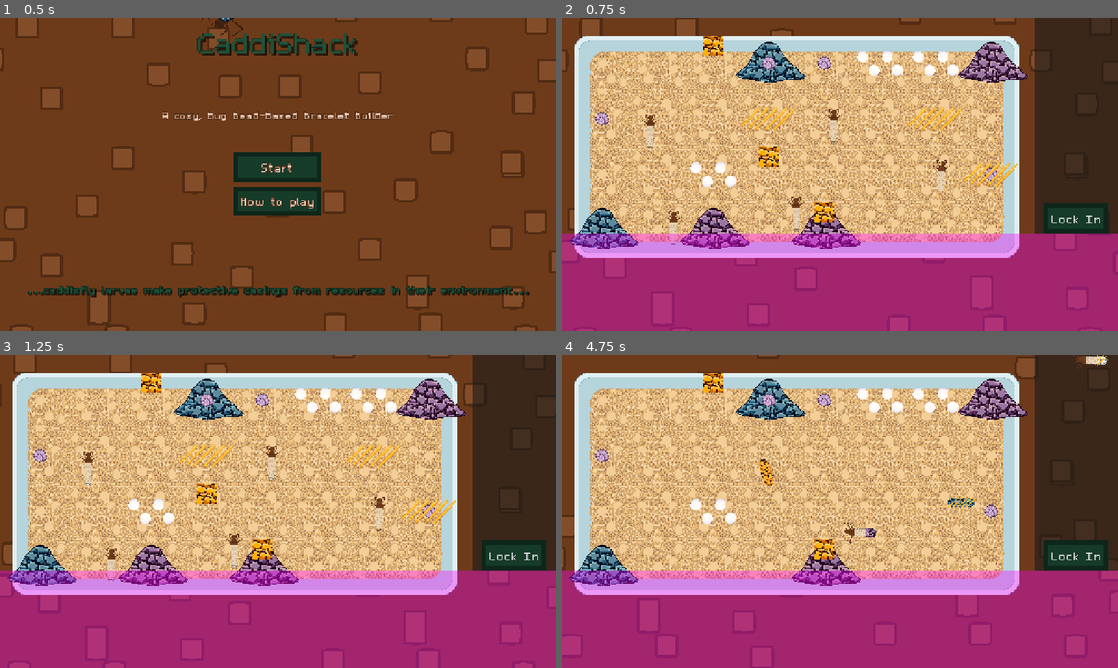
Above: before the commit, frames 1-4 (two rows, left to right).
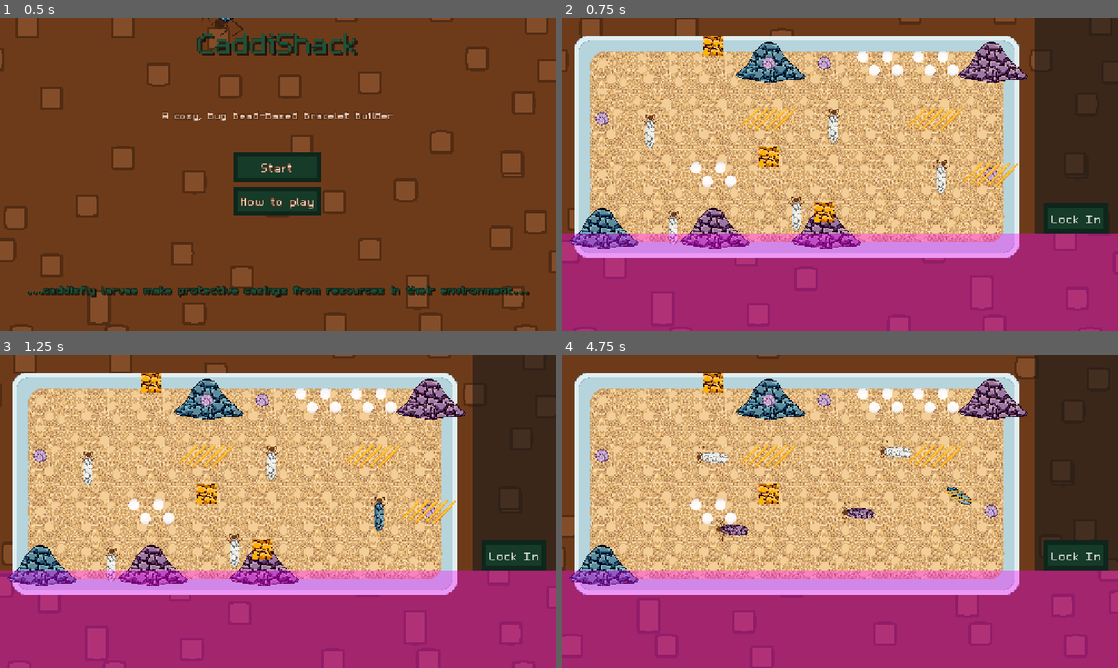
Above: after the commit, the same moments.

Repository: Splashy-Inc/caddishack
Game: Godot game, scene res://SCENES/screen_manager.tscn
The game is run twice, just before and just after one commit, with the same random seed, the same clock (stepped at 60 frames per second) and the same inputs. The engine's default icon, where the game draws it, is replaced by a stand-in: a white triangle on a blue panel in a dark square.
Inputs (mouse positions are in pixels of both pictures, inside the frame that each line leads up to):
- Up to frame 1 (0.5 s): no input
- Up to frame 2 (0.75 s): click "Start" at 0.5 s
- Up to frame 3 (1.25 s): no input
- Up to frame 4 (4.75 s): move the mouse to (962, 495) at 1.27 s; press the mouse at (962, 495) at 1.28 s; hold D (right) 1.28-2.03 s; move the mouse to (728, 527) at 2.02 s; release the mouse at (728, 527) at 2.03 s; hold S (down) 2.03-2.78 s; click (728, 527) at 2.1 s; move the mouse to (962, 502) at 2.77 s; press the mouse at (962, 502) at 2.78 s; hold D (right) 2.78-3.53 s; move the mouse to (812, 574) at 3.52 s; release the mouse at (812, 574) at 3.53 s; hold W (up) 3.53-4.28 s; click (812, 574) at 3.6 s; move the mouse to (767, 473) at 4.27 s; press the mouse at (767, 473) at 4.28 s; hold A (left) from 4.28 s (still down)

Frame 1 is identical in both runs. In frame 2, 0.6% of the frame differs, in the area x 14-69%, y 30-73%; in frame 3, 0.6%; in frame 4, 2.9%, in the area x 24-99%, y 0-74%.

Commit message:
Remove lifespan timer on larvae
Will want to make larva lifespan based on the simulation timer instead. For now, at least can test things without a time limit

Diff:
--- a/SCENES/TERRARIUM/larva.tscn
+++ b/SCENES/TERRARIUM/larva.tscn
@@ -254,23 +254,6 @@
 "values": [{
 "args": [],
 "method": &"place_material_from_queue"
-}]
-}
-tracks/3/type = "method"
-tracks/3/imported = false
-tracks/3/enabled = true
-tracks/3/path = NodePath("LifespanTimer")
-tracks/3/interp = 1
-tracks/3/loop_wrap = true
-tracks/3/keys = {
-"times": PackedFloat32Array(0, 0.25),
-"transitions": PackedFloat32Array(1, 1),
-"values": [{
-"args": [&"paused", true],
-"method": &"set_deferred"
-}, {
-"args": [&"paused", false],
-"method": &"set_deferred"
 }]
 }
 
@@ -465,14 +448,7 @@
 [node name="Bead" parent="BeadView" unique_id=560506520 instance=ExtResource("7_oknjm")]
 position = Vector2(32, 63)
 rotation = 1.5708
-info = SubResource("Resource_wnccb")
-
-[node name="LifespanTimer" type="Timer" parent="." unique_id=616418365]
-process_callback = 0
-wait_time = 10.0
-one_shot = true
-autostart = true
+info = SubResource("Resource_m8k0v")
 
 [connection signal="died" from="." to="." method="_on_died"]
 [connection signal="body_entered" from="CollectionArea" to="." method="_on_collection_area_body_entered"]
-[connection signal="timeout" from="LifespanTimer" to="." method="_on_lifespan_timer_timeout"]
--- a/SCRIPTS/TERRARIUM/bead.gd
+++ b/SCRIPTS/TERRARIUM/bead.gd
@@ -73,5 +73,8 @@
 	return false
 
 func check_completed():
-	if info.sand.color != SandMaterialInfo.SandColor.COLORLESS and info.special.type != SpecialMaterialInfo.SpecialType.BASIC:
+	if is_completed():
 		completed.emit()
+
+func is_completed():
+	return info.sand.color != SandMaterialInfo.SandColor.COLORLESS and info.special.type != SpecialMaterialInfo.SpecialType.BASIC
--- a/SCRIPTS/TERRARIUM/larva.gd
+++ b/SCRIPTS/TERRARIUM/larva.gd
@@ -4,10 +4,12 @@
 
 signal died(caddis_fly: Larva)
 
-const SPEED = 650.0
+const SPEED = 100.0
 
 var speed_mod := 1.0
 var direction : Vector2
+
+var bead_completed := false
 
 @export var egg_info : EggMaterialInfo
 
@@ -16,7 +18,6 @@
 @onready var animation_player: AnimationPlayer = $AnimationPlayer
 @onready var bead_center: Marker2D = $BeadCenter
 @onready var bead_bar: TextureProgressBar = $BeadBar
-@onready var lifespan_timer: Timer = $LifespanTimer
 @onready var bug_body: AnimatedSprite2D = $BugBody
 
 var material_queue : Array[MaterialInfo]
@@ -24,13 +25,11 @@
 func _ready() -> void:
 	if bead:
 		bead.completed.connect(_on_bead_completed)
-	bead_bar.max_value = lifespan_timer.wait_time
-	bead_bar.value = 0
+	#bead_bar.value = 0
 	update_type()
 
 func _physics_process(delta: float) -> void:
-	bead_bar.value = lifespan_timer.wait_time - lifespan_timer.time_left
-	if not (lifespan_timer.is_stopped() or (animation_player.assigned_animation == "collect" and animation_player.is_playing())):
+	if not (bead_completed or (animation_player.assigned_animation == "collect" and animation_player.is_playing())):
 		var new_direction = Vector2.ZERO
 
 		new_direction = Input.get_vector("left", "right", "up", "down")
@@ -47,9 +46,6 @@
 		velocity = direction * SPEED * speed_mod
 
 		move_and_slide()
-
-func _on_lifespan_timer_timeout() -> void:
-	animation_player.play("retract")
 
 func die():
 	bead.position = Vector2.ZERO
@@ -82,7 +78,7 @@
 		bead.set_special(material_to_place.type)
 
 func _on_bead_completed():
-	lifespan_timer.stop()
+	bead_completed = true
 	animation_player.play("retract")
 
 func initialize(new_egg_info: EggMaterialInfo):
Not shown: 1 places in SCENES/TERRARIUM/larva.tscn that only renumber resources
